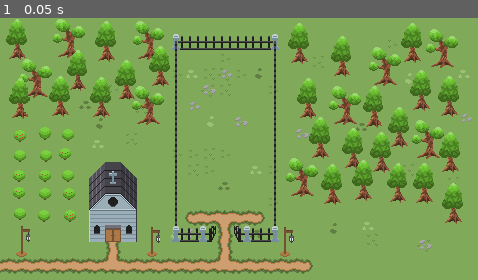
Above: before the commit, frame 1.
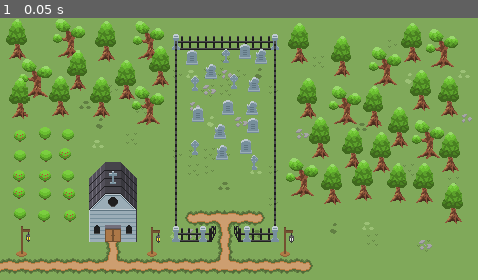
Above: after the commit, the same moment.

Repository: Turtletnt5/MixJam9
Game: Godot game, scene res://MyStuff/PlayLevels/basic_level.tscn
The game is run twice, just before and just after one commit, with the same random seed, the same clock (stepped at 60 frames per second) and the same inputs. The project has no main scene, so this scene is started directly.
Inputs:
- Up to frame 1 (0.05 s): no input

The runs differ from the first frame. In frame 1, 1.7% of the frame differs, in the area x 38-56%, y 9-59%.

Commit message:
more addions to design

Diff:
--- a/MyStuff/PlayLevels/basic_level.tscn
+++ b/MyStuff/PlayLevels/basic_level.tscn
@@ -118,178 +118,218 @@
 texture_filter = 1
 position = Vector2(225, 232)
 texture = ExtResource("4_jrf2h")
+metadata/_edit_lock_ = true
 
 [node name="PathT2" type="Sprite2D" parent="Decor"]
 texture_filter = 1
 position = Vector2(225, 248)
 texture = ExtResource("5_dor5k")
+metadata/_edit_lock_ = true
 
 [node name="PathStraightSideways" type="Sprite2D" parent="Decor"]
 texture_filter = 1
 position = Vector2(209, 248)
 texture = ExtResource("6_uawn8")
+metadata/_edit_lock_ = true
 
 [node name="PathStraightSideways2" type="Sprite2D" parent="Decor"]
 texture_filter = 1
 position = Vector2(193, 248)
 texture = ExtResource("6_uawn8")
+metadata/_edit_lock_ = true
 
 [node name="PathStraightSideways3" type="Sprite2D" parent="Decor"]
 texture_filter = 1
 position = Vector2(177, 248)
 texture = ExtResource("6_uawn8")
+metadata/_edit_lock_ = true
 
 [node name="PathStraightSideways4" type="Sprite2D" parent="Decor"]
 texture_filter = 1
 position = Vector2(161, 248)
 texture = ExtResource("6_uawn8")
+metadata/_edit_lock_ = true
 
 [node name="PathStraightSideways5" type="Sprite2D" parent="Decor"]
 texture_filter = 1
 position = Vector2(145, 248)
 texture = ExtResource("6_uawn8")
+metadata/_edit_lock_ = true
 
 [node name="PathStraightSideways6" type="Sprite2D" parent="Decor"]
 texture_filter = 1
 position = Vector2(129, 248)
 texture = ExtResource("6_uawn8")
+metadata/_edit_lock_ = true
 
 [node name="PathT3" type="Sprite2D" parent="Decor"]
 texture_filter = 1
 position = Vector2(113, 248)
 texture = ExtResource("5_dor5k")
+metadata/_edit_lock_ = true
 
 [node name="PathStriaghtUp2" type="Sprite2D" parent="Decor"]
 texture_filter = 1
 position = Vector2(113, 232)
 texture = ExtResource("4_jrf2h")
+metadata/_edit_lock_ = true
 
 [node name="PathStraightSideways7" type="Sprite2D" parent="Decor"]
 texture_filter = 1
 position = Vector2(97, 248)
 texture = ExtResource("6_uawn8")
+metadata/_edit_lock_ = true
 
 [node name="PathStraightSideways8" type="Sprite2D" parent="Decor"]
 texture_filter = 1
 position = Vector2(81, 248)
 texture = ExtResource("6_uawn8")
+metadata/_edit_lock_ = true
 
 [node name="PathStraightSideways9" type="Sprite2D" parent="Decor"]
 texture_filter = 1
 position = Vector2(65, 248)
 texture = ExtResource("6_uawn8")
+metadata/_edit_lock_ = true
 
 [node name="PathStraightSideways10" type="Sprite2D" parent="Decor"]
 texture_filter = 1
 position = Vector2(49, 248)
 texture = ExtResource("6_uawn8")
+metadata/_edit_lock_ = true
 
 [node name="PathStraightSideways11" type="Sprite2D" parent="Decor"]
 texture_filter = 1
 position = Vector2(33, 248)
 texture = ExtResource("6_uawn8")
+metadata/_edit_lock_ = true
 
 [node name="PathStraightSideways12" type="Sprite2D" parent="Decor"]
 texture_filter = 1
 position = Vector2(17, 248)
 texture = ExtResource("6_uawn8")
+metadata/_edit_lock_ = true
 
 [node name="PathStraightSideways13" type="Sprite2D" parent="Decor"]
 texture_filter = 1
 position = Vector2(1, 248)
 texture = ExtResource("6_uawn8")
+metadata/_edit_lock_ = true
 
 [node name="Light3" type="Sprite2D" parent="Decor"]
 position = Vector2(22, 222)
 texture = ExtResource("16_7c6ke")
+metadata/_edit_lock_ = true
 
 [node name="Light1" type="Sprite2D" parent="Decor"]
 position = Vector2(286, 222)
 texture = ExtResource("17_dxve5")
+metadata/_edit_lock_ = true
 
 [node name="Light2" type="Sprite2D" parent="Decor"]
 position = Vector2(152, 223)
 texture = ExtResource("16_7c6ke")
+metadata/_edit_lock_ = true
 
 [node name="PathStraightSideways14" type="Sprite2D" parent="Decor"]
 position = Vector2(241, 248)
 texture = ExtResource("6_uawn8")
+metadata/_edit_lock_ = true
 
 [node name="PathStraightSideways15" type="Sprite2D" parent="Decor"]
 position = Vector2(257, 248)
 texture = ExtResource("6_uawn8")
+metadata/_edit_lock_ = true
 
 [node name="PathStraightSideways16" type="Sprite2D" parent="Decor"]
 position = Vector2(273, 248)
 texture = ExtResource("6_uawn8")
+metadata/_edit_lock_ = true
 
 [node name="PathStraightSideways17" type="Sprite2D" parent="Decor"]
 position = Vector2(289, 248)
 texture = ExtResource("6_uawn8")
+metadata/_edit_lock_ = true
 
 [node name="PathEndRight" type="Sprite2D" parent="Decor"]
 position = Vector2(305, 248)
 texture = ExtResource("18_5qljh")
+metadata/_edit_lock_ = true
 
 [node name="Bush" type="Sprite2D" parent="Decor"]
 position = Vector2(20, 196)
 texture = ExtResource("19_s4c6k")
+metadata/_edit_lock_ = true
 
 [node name="Bush2" type="Sprite2D" parent="Decor"]
 position = Vector2(44, 198)
 texture = ExtResource("19_s4c6k")
+metadata/_edit_lock_ = true
 
 [node name="BushBerry" type="Sprite2D" parent="Decor"]
 position = Vector2(19, 174)
 texture = ExtResource("20_pr7ok")
+metadata/_edit_lock_ = true
 
 [node name="Bush3" type="Sprite2D" parent="Decor"]
 position = Vector2(45, 175)
 texture = ExtResource("19_s4c6k")
+metadata/_edit_lock_ = true
 
 [node name="BushBerry2" type="Sprite2D" parent="Decor"]
 position = Vector2(19, 157)
 texture = ExtResource("20_pr7ok")
+metadata/_edit_lock_ = true
 
 [node name="BushBerry3" type="Sprite2D" parent="Decor"]
 position = Vector2(44, 157)
 texture = ExtResource("20_pr7ok")
+metadata/_edit_lock_ = true
 
 [node name="Bush4" type="Sprite2D" parent="Decor"]
 position = Vector2(20, 138)
 texture = ExtResource("19_s4c6k")
+metadata/_edit_lock_ = true
 
 [node name="Bush5" type="Sprite2D" parent="Decor"]
 position = Vector2(46, 137)
 texture = ExtResource("19_s4c6k")
+metadata/_edit_lock_ = true
 
 [node name="BushBerry4" type="Sprite2D" parent="Decor"]
 position = Vector2(69, 197)
 texture = ExtResource("20_pr7ok")
+metadata/_edit_lock_ = true
 
 [node name="BushBerry5" type="Sprite2D" parent="Decor"]
 position = Vector2(68, 175)
 texture = ExtResource("20_pr7ok")
+metadata/_edit_lock_ = true
 
 [node name="BushBerry6" type="Sprite2D" parent="Decor"]
 position = Vector2(20, 117)
 texture = ExtResource("20_pr7ok")
+metadata/_edit_lock_ = true
 
 [node name="BushBerry7" type="Sprite2D" parent="Decor"]
 position = Vector2(65, 135)
 texture = ExtResource("20_pr7ok")
+metadata/_edit_lock_ = true
 
 [node name="Bush6" type="Sprite2D" parent="Decor"]
 position = Vector2(68, 157)
 texture = ExtResource("19_s4c6k")
+metadata/_edit_lock_ = true
 
 [node name="Bush7" type="Sprite2D" parent="Decor"]
 position = Vector2(45, 115)
 texture = ExtResource("19_s4c6k")
+metadata/_edit_lock_ = true
 
 [node name="Bush8" type="Sprite2D" parent="Decor"]
 position = Vector2(68, 116)
 texture = ExtResource("19_s4c6k")
+metadata/_edit_lock_ = true
 
 [node name="Forest" type="Node2D" parent="."]
 metadata/_edit_lock_ = true
--- a/MyStuff/PlayLevels/play_area.tscn
+++ b/MyStuff/PlayLevels/play_area.tscn
@@ -25,6 +25,15 @@
 [ext_resource type="Texture2D" uid="uid://c4ptwve1ogb4a" path="res://Imported assets/Cemetery/Structures/FenceMid.png" id="21_cgyq3"]
 [ext_resource type="Texture2D" uid="uid://rjgmx1ng4jme" path="res://Imported assets/Cemetery/Structures/FenceTopRight.png" id="21_ty87n"]
 [ext_resource type="Texture2D" uid="uid://dp4k0osnv1eil" path="res://Imported assets/Cemetery/Structures/FenceMidSide.png" id="24_mqixl"]
+[ext_resource type="Texture2D" uid="uid://5cjkiewbby0e" path="res://Imported assets/Cemetery/Detailing/Grave1.png" id="26_guh47"]
+[ext_resource type="Texture2D" uid="uid://cv0e3x72khoto" path="res://Imported assets/Cemetery/Detailing/Grave2.png" id="27_0rd6k"]
+[ext_resource type="Texture2D" uid="uid://b5elhqrcpyiy3" path="res://Imported assets/Cemetery/Detailing/Grave3.png" id="28_psh0r"]
+
+[sub_resource type="RectangleShape2D" id="RectangleShape2D_c8nr8"]
+size = Vector2(97, 10)
+
+[sub_resource type="RectangleShape2D" id="RectangleShape2D_ljaj7"]
+size = Vector2(14, 196)
 
 [node name="PlayArea" type="Node2D"]
 
@@ -696,3 +705,97 @@
 texture_filter = 1
 position = Vector2(56, 184)
 texture = ExtResource("15_nnjy0")
+
+[node name="Coliders" type="Node2D" parent="."]
+
+[node name="Bottom" type="StaticBody2D" parent="Coliders"]
+
+[node name="CollisionShape2D" type="CollisionShape2D" parent="Coliders/Bottom"]
+position = Vector2(56.5, 192)
+shape = SubResource("RectangleShape2D_c8nr8")
+
+[node name="Left" type="StaticBody2D" parent="Coliders"]
+
+[node name="CollisionShape2D" type="CollisionShape2D" parent="Coliders/Left"]
+position = Vector2(7, 96)
+shape = SubResource("RectangleShape2D_ljaj7")
+
+[node name="right" type="StaticBody2D" parent="Coliders"]
+
+[node name="CollisionShape2D" type="CollisionShape2D" parent="Coliders/right"]
+position = Vector2(106, 96)
+shape = SubResource("RectangleShape2D_ljaj7")
+
+[node name="Top" type="StaticBody2D" parent="Coliders"]
+
+[node name="CollisionShape2D" type="CollisionShape2D" parent="Coliders/Top"]
+position = Vector2(56, 11)
+shape = SubResource("RectangleShape2D_c8nr8")
+
+[node name="Grave1" type="Sprite2D" parent="."]
+position = Vector2(23, 29)
+texture = ExtResource("26_guh47")
+
+[node name="Grave2" type="Sprite2D" parent="."]
+position = Vector2(42, 38)
+texture = ExtResource("27_0rd6k")
+
+[node name="Grave3" type="Sprite2D" parent="."]
+position = Vector2(57, 21)
+texture = ExtResource("28_psh0r")
+
+[node name="Grave4" type="Sprite2D" parent="."]
+position = Vector2(76, 24)
+texture = ExtResource("26_guh47")
+
+[node name="Grave5" type="Sprite2D" parent="."]
+position = Vector2(92, 23)
+texture = ExtResource("27_0rd6k")
+
+[node name="Grave6" type="Sprite2D" parent="."]
+position = Vector2(26, 49)
+texture = ExtResource("28_psh0r")
+
+[node name="Grave7" type="Sprite2D" parent="."]
+position = Vector2(65, 47)
+texture = ExtResource("28_psh0r")
+
+[node name="Grave8" type="Sprite2D" parent="."]
+position = Vector2(86, 51)
+texture = ExtResource("27_0rd6k")
+
+[node name="Grave9" type="Sprite2D" parent="."]
+position = Vector2(29, 87)
+texture = ExtResource("26_guh47")
+
+[node name="Grave10" type="Sprite2D" parent="."]
+position = Vector2(59, 79)
+texture = ExtResource("26_guh47")
+
+[node name="Grave11" type="Sprite2D" parent="."]
+position = Vector2(84, 98)
+texture = ExtResource("26_guh47")
+
+[node name="Grave12" type="Sprite2D" parent="."]
+position = Vector2(51, 98)
+texture = ExtResource("27_0rd6k")
+
+[node name="Grave13" type="Sprite2D" parent="."]
+position = Vector2(26, 113)
+texture = ExtResource("28_psh0r")
+
+[node name="Grave14" type="Sprite2D" parent="."]
+position = Vector2(77, 119)
+texture = ExtResource("26_guh47")
+
+[node name="Grave15" type="Sprite2D" parent="."]
+position = Vector2(53, 119)
+texture = ExtResource("27_0rd6k")
+
+[node name="Grave16" type="Sprite2D" parent="."]
+position = Vector2(83, 74)
+texture = ExtResource("27_0rd6k")
+
+[node name="Grave17" type="Sprite2D" parent="."]
+position = Vector2(86, 128)
+texture = ExtResource("28_psh0r")
Not shown: 1 places in MyStuff/PlayLevels/play_area.tscn that only renumber resources
